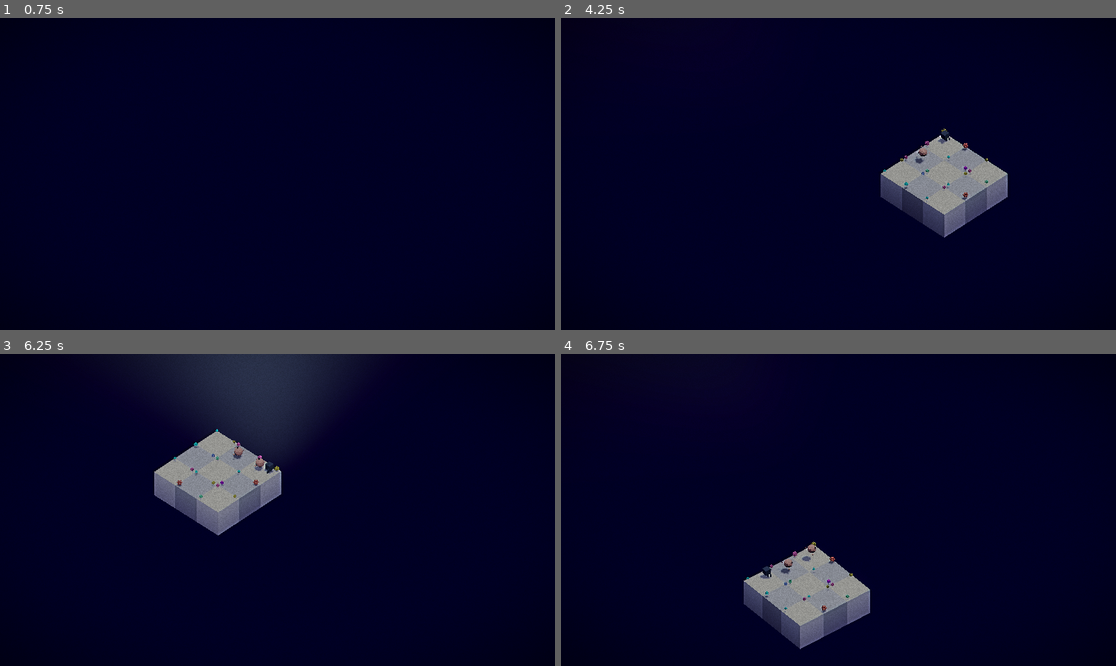
Above: before the commit, frames 1-4 (two rows, left to right).
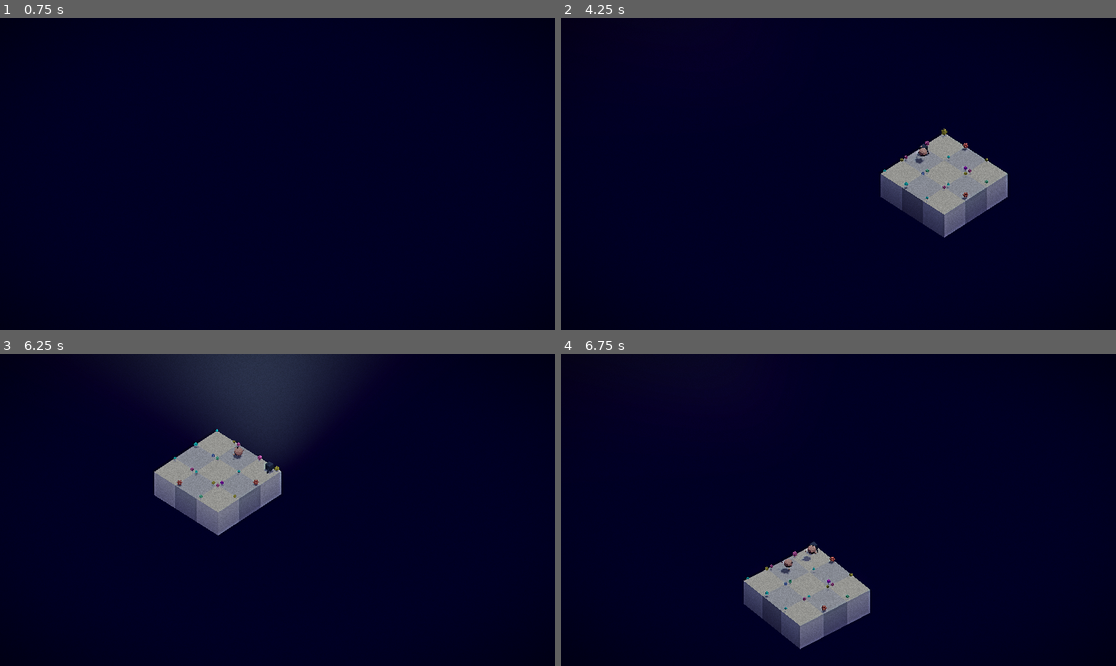
Above: after the commit, the same moments.

Repository: hugomgris/Zappy
Game: Godot game, scene res://scenes/main.tscn
Same seed, same stepped clock (60 frames per second), same inputs: the game is played once before the commit and once after it.
Inputs (mouse positions are in pixels of both pictures, inside the frame that each line leads up to):
- Up to frame 1 (0.75 s): tap Enter at 0.5 s; move the mouse to (399, 158) at 0.52 s; hold Right (ui_right) from 0.53 s (still down); hold Q from 0.53 s (still down); click (399, 158) at 0.67 s
- Up to frame 2 (4.25 s): move the mouse to (727, 189) at 1.27 s; release Right (ui_right) at 1.28 s; release Q at 1.28 s; hold Down (ui_down) 1.28-2.03 s; tap E at 1.35, 2.85 s; move the mouse to (894, 105) at 2.02 s; hold Right (ui_right) 2.03-2.78 s; hold Q 2.03-2.78 s; move the mouse to (810, 236) at 2.77 s; hold Up (ui_up) 2.78-3.53 s; click (810, 236) at 2.92 s; move the mouse to (1005, 220) at 3.52 s; hold Left (ui_left) from 3.53 s (still down); hold Q from 3.53 s (still down)
- Up to frame 3 (6.25 s): move the mouse to (111, 463) at 4.27 s; release Q at 4.28 s; tap E at 4.35, 5.85 s; move the mouse to (305, 510) at 5.02 s; release Left (ui_left) at 5.03 s; hold Down (ui_down) 5.03-5.78 s; hold Q 5.03-5.78 s; click (305, 510) at 5.17 s; move the mouse to (194, 432) at 5.77 s; hold Right (ui_right) from 5.78 s (still down)
- Up to frame 4 (6.75 s): move the mouse to (960, 494) at 6.52 s; release Right (ui_right) at 6.53 s; hold Up (ui_up) from 6.53 s (still down); hold Q from 6.53 s (still down)

Frame 1 is identical in both runs. In frame 2, less than 0.1% of the frame differs, in the area x 63-71%, y 35-45%; in frame 3, less than 0.1%; in frame 4, 0.1%, in the area x 35-47%, y 60-73%.

Commit message:
trying to implement a rotation animation

Diff:
--- /dev/null
+++ b/zappy_godot/data/commands/06_player_prend_2 copy.json
@@ -0,0 +1,6 @@
+{
+  "type": "prend",
+  "player_id": 1,
+  "object": "nourriture",
+  "timestamp": 1234
+}
--- a/zappy_godot/scenes/UI/UI.gd
+++ b/zappy_godot/scenes/UI/UI.gd
@@ -45,6 +45,7 @@
 
 # Panel - cursor tracking variables
 var hovered_tile_position: Vector2i
+var hovered_player_id: int
 var is_hovering_tile:= false
 var is_hovering_player:= false
 var is_hovering_egg:= false
@@ -60,6 +61,8 @@
 		GameData.connect("game_state_updated", _on_game_state_updated)
 	if  GameData.has_signal("tile_updated"):
 		GameData.connect("tile_updated", _on_tile_updated)
+	if GameData.has_signal("player_inventory_updated"):
+		GameData.connect("player_inventory_updated", _on_player_inventory_updated)
 
 func _process(delta: float) -> void:
 	if is_following_cursor and tile_info_panel.visible and is_hovering_tile:
@@ -95,6 +98,28 @@
 			_:
 				return
 
+func _on_player_inventory_updated(id: int, object: String):
+	var player_data = GameData.get_player_data(id)
+	var inventory = player_data.get("inventory", {})
+	if is_hovering_player and hovered_player_id == id:
+		match object:
+			"nourriture":
+				player_nourriture_label.text = "Nourriture: " + str(inventory.get("nourriture", 0))
+			"sibur":
+				player_sibur_label.text = "Sibur: " + str(inventory.get("sibur", 0))
+			"linemate":
+				player_linemate_label.text = "Linemate: " + str(inventory.get("linemate", 0))
+			"deraumere":
+				player_deraumere_label.text = "Deraumere: " + str(inventory.get("deraumere", 0))
+			"mendiane":
+				player_mendiane_label.text = "Mendiane: " + str(inventory.get("mendiane", 0))
+			"phiras":
+				player_phiras_label.text = "Phiras: " + str(inventory.get("phiras", 0))
+			"thystame":
+				player_thystame_label.text = "Thystame: " + str(inventory.get("thystame", 0))
+			_:
+				return
+
 func update_ui_tile_stats(tile_data, tile_x: int, tile_y: int):
 	if not tile_nourriture_label or not tile_info_panel or not tile_data:
 		tile_info_panel.visible = false
@@ -130,6 +155,7 @@
 		player_info_panel.visible = false
 		return
 
+	hovered_player_id = player_id
 	is_hovering_player = true
 	player_info_panel.visible = true
 	is_following_cursor = true
--- a/zappy_godot/scenes/player/PlayerManager.gd
+++ b/zappy_godot/scenes/player/PlayerManager.gd
@@ -113,9 +113,10 @@
 # Command Handlers
 func _on_player_orientation_change(player_id: int, new_orientation: int):
 	"""Handle real-time orientation changes from commands"""
-	var player_scene = players.get(player_id)
-	if player_scene:
-		_rotate_player(player_scene, new_orientation)
+	#var player_scene = players.get(player_id)
+	#if player_scene:
+	#	_rotate_player(player_scene, new_orientation)
+	pass
 
 func _on_player_position_change(player_id: int, current_orientation: int, player_data: Dictionary, movement_length: float):
 	"""Handle real-time position changes from commands"""
--- a/zappy_godot/scenes/player/playerCuby.tscn
+++ b/zappy_godot/scenes/player/playerCuby.tscn
@@ -2,43 +2,38 @@
 
 [ext_resource type="PackedScene" uid="uid://sbqr8qph4lbd" path="res://scenes/player/cuby.tscn" id="1_ebg58"]
 
-[sub_resource type="BoxShape3D" id="BoxShape3D_ebg58"]
-size = Vector3(1.9949462, 2.0237548, 2.0234132)
+[sub_resource type="ConvexPolygonShape3D" id="ConvexPolygonShape3D_ebg58"]
+points = PackedVector3Array(-1, -1, -1, 1, 1, 1, 1, -1, 1, 1, 1, -1, -1, 1, 1, 1, -1, -1, -1, -1, 1, -1, 1, -1)
 
 [node name="Player" type="Node3D"]
 
 [node name="test_cuby" parent="." instance=ExtResource("1_ebg58")]
 
-[node name="body" parent="test_cuby" index="0"]
-transform = Transform3D(0.99240386, -0.08682408, -0.08715573, 0.08715573, 0.9961947, 2.3283063e-10, 0.086824074, -0.0075961226, 0.99619466, 0.4141747, 2.542834, -0.09545612)
+[node name="Empty" parent="test_cuby" index="0"]
+transform = Transform3D(3.0231547, 0, 0, 0, 3.0231547, 0, 0, 0, 3.0231547, 0.4141747, 2.542834, -0.09545612)
 
-[node name="Skeleton3D" parent="test_cuby/body/left_arm" index="0"]
+[node name="body" parent="test_cuby/Empty" index="0"]
+transform = Transform3D(0.32826766, -0.028719703, -0.028829409, 0.028829403, 0.32952166, -2.310474e-10, 0.028719699, -0.0025126485, 0.32952166, 0, 0, 3.7252903e-09)
+
+[node name="Area3D" type="Area3D" parent="test_cuby/Empty/body" index="0"]
+transform = Transform3D(1.3190544, -0.5632399, 9.896609, -0.11794112, 9.9822445, 0.5838333, -9.911919, -0.19373246, 1.3100692, 0.33229756, -6.1186543, 4.3645024)
+
+[node name="CollisionShape3D" type="CollisionShape3D" parent="test_cuby/Empty/body/Area3D"]
+transform = Transform3D(0.013190541, -0.0011794118, -0.09911923, -0.0056323977, 0.09982247, -0.001937325, 0.09896607, 0.0058383327, 0.013100698, 0.42100656, 0.62110627, -0.05434148)
+shape = SubResource("ConvexPolygonShape3D_ebg58")
+
+[node name="Skeleton3D" parent="test_cuby/Empty/body/left_arm" index="0"]
+bones/0/rotation = Quaternion(0.3291453, -4.9389257e-09, 0.05213152, 0.94283915)
 bones/1/rotation = Quaternion(0.12164684, -8.563517e-09, 0.019266967, 0.99238646)
 bones/2/rotation = Quaternion(0.12164685, -1.5719333e-08, 0.019266956, 0.99238646)
 bones/3/rotation = Quaternion(0.12164685, 8.211591e-09, 0.019266954, 0.99238646)
 bones/4/rotation = Quaternion(0.12164684, 2.5338625e-08, 0.01926695, 0.99238646)
 
-[node name="Skeleton3D" parent="test_cuby/body/right_arm" index="0"]
+[node name="Skeleton3D" parent="test_cuby/Empty/body/right_arm" index="0"]
+bones/0/rotation = Quaternion(0.3291453, -4.9389257e-09, 0.05213152, 0.94283915)
 bones/1/rotation = Quaternion(0.12164684, -3.988487e-09, 0.019266985, 0.99238646)
 bones/2/rotation = Quaternion(0.121646784, 1.1730898e-10, 0.01926699, 0.99238646)
 bones/3/rotation = Quaternion(0.12164677, 4.1996426e-08, 0.01926699, 0.99238646)
 bones/4/rotation = Quaternion(0.12164674, 5.9475386e-08, 0.019266978, 0.99238646)
 
-[node name="Area3D" type="Area3D" parent="test_cuby/body" index="2"]
-transform = Transform3D(0.9984467, 0.019437367, -0.05221462, -0.019411288, 0.9998111, 0.0010065485, 0.052224316, 8.568117e-06, 0.9986354, -0.42571712, -0.3622954, 0.07369268)
-
-[node name="CollisionShape3D" type="CollisionShape3D" parent="test_cuby/body/Area3D"]
-transform = Transform3D(0.9987257, -0.0010824725, 0.050455168, 0.0012630895, 0.9999897, -0.0035483842, -0.050451428, 0.0036076298, 0.9987222, 0.39493713, 0.36690903, -0.10510026)
-shape = SubResource("BoxShape3D_ebg58")
-
-[node name="Skeleton3D" parent="test_cuby/right_leg" index="0"]
-bones/0/position = Vector3(4.27272e-08, -0.061352678, -5.4451687e-07)
-bones/0/rotation = Quaternion(-4.0584597e-15, 2.6220143e-08, -0.17364815, 0.9848078)
-bones/2/rotation = Quaternion(-1.2663704e-13, -6.1437553e-15, 0.17364815, 0.9848078)
-
-[node name="Skeleton3D" parent="test_cuby/left_leg" index="0"]
-bones/0/position = Vector3(1.40249e-07, -0.061352674, -5.277888e-07)
-bones/0/rotation = Quaternion(-4.0584597e-15, 2.6220143e-08, -0.17364815, 0.9848078)
-bones/2/rotation = Quaternion(-1.2663704e-13, -6.1437553e-15, 0.17364815, 0.9848078)
-
 [editable path="test_cuby"]
--- a/zappy_godot/scripts/CommandProcessor.gd
+++ b/zappy_godot/scripts/CommandProcessor.gd
@@ -145,6 +145,7 @@
 
 	command_processed.emit("prend " + object, player_id)
 	GameData.tile_updated.emit(player_data.position.x, player_data.position.y, "RESOURCE_" + object.to_upper())
+	GameData.player_inventory_updated.emit(player_id, object)
 
 func handle_pose(player_id: int, object: String) -> void:
 	pass
--- a/zappy_godot/scripts/DataManager.gd
+++ b/zappy_godot/scripts/DataManager.gd
@@ -27,6 +27,7 @@
 # Signals for UI updates
 signal game_state_updated
 signal player_updated(player_id)
+signal player_inventory_updated(player_id, object)
 signal tile_updated(x, y)
 signal team_updated(team_name)
 
Binary file changed: zappy_godot/scenes/player/cuby.glb
Binary file added: zappy_godot/scenes/player/cuby_proto.glb
Not shown, added: zappy_godot/scenes/player/cuby_proto.glb.import
Not shown, changed: zappy_godot/blender/characters/characters_cuby.blend
Not shown, added: zappy_godot/blender/characters/characters_cuby_B.blend
